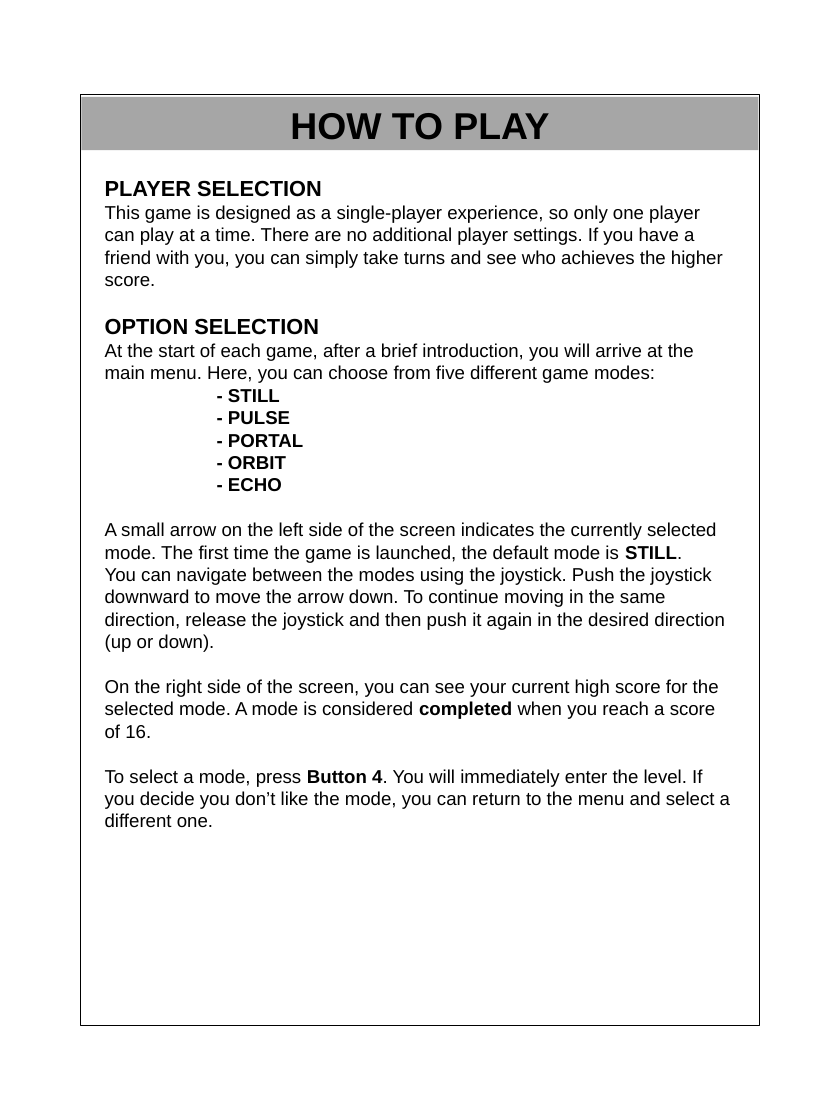
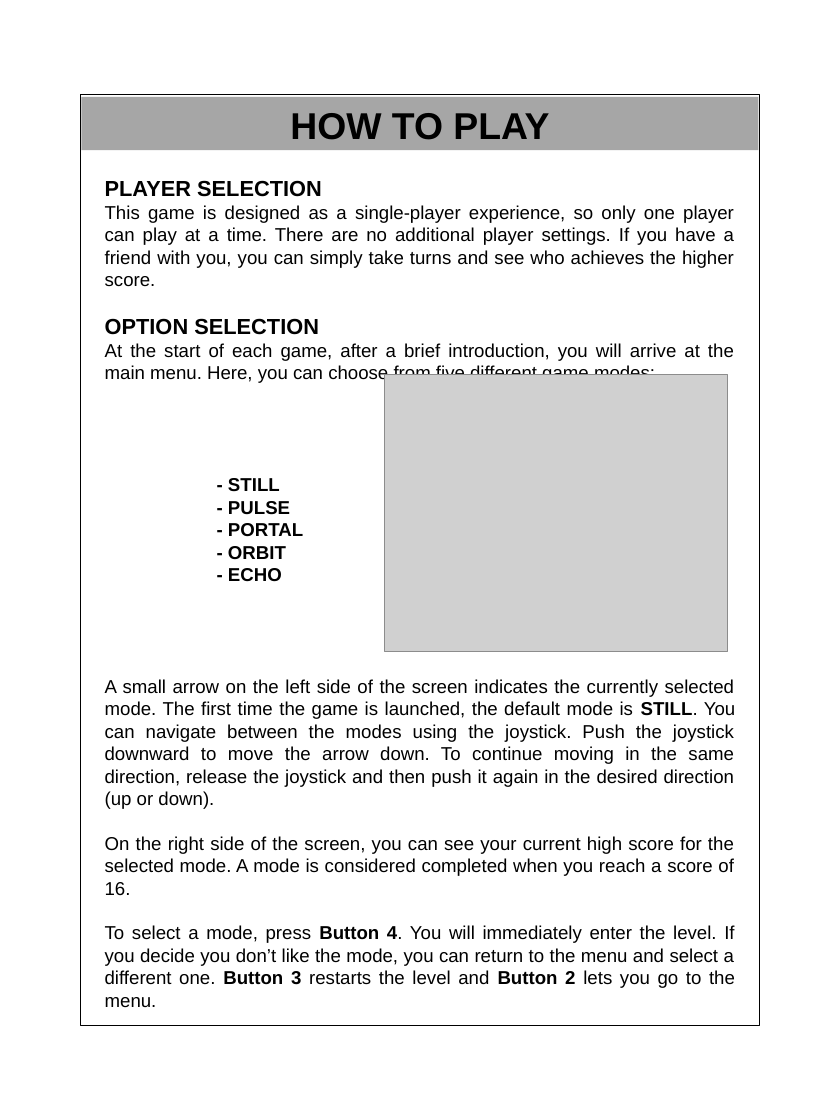
Before and after one commit to ErlindS/NeuroVector, a slide deck: slide 3 of Vectrex/projects/NeuroVector/manual/manual_template.pptx. Drawn at 840x1120 pixels with LibreOffice and Linux fonts; fonts in the diff are those of the drawing; grey boxes stand for pictures. Boxes give left, top, right and bottom in pixels: in the first picture for what was removed or moved away, otherwise in the second. Text is boxed around its words. In the diff, an @@ line names an element or a change of style, - is before the commit and + after.

```diff
--- a/Vectrex/projects/NeuroVector/manual/manual_template.pptx
+++ b/Vectrex/projects/NeuroVector/manual/manual_template.pptx
@@ text at [105, 180, 734, 896]: bold off in "completed"; alignment left to justified @@
@@ picture added at [385, 375, 728, 652] @@
@@ text at [105, 679, 735, 809]: text changed @@
-A small arrow on the left side of the screen indicates the currently selected mode. The first time the game is launched, the default mode is STILL.
-You can navigate between the modes using the joystick. Push the joystick downward to move the arrow down. To continue moving in the same direction, release the joystick and then push it again in the desired direction (up or down).
+A small arrow on the left side of the screen indicates the currently selected mode. The first time the game is launched, the default mode is STILL. You can navigate between the modes using the joystick. Push the joystick downward to move the arrow down. To continue moving in the same direction, release the joystick and then push it again in the desired direction (up or down).
@@ text at [105, 925, 735, 1007]: text changed @@
-To select a mode, press Button 4. You will immediately enter the level. If you decide you don’t like the mode, you can return to the menu and select a different one.
+To select a mode, press Button 4. You will immediately enter the level. If you decide you don’t like the mode, you can return to the menu and select a different one. Button 3 restarts the level and Button 2 lets you go to the menu.
```
Also in this commit, not shown: 4 other slides changed, 1 slide added, 51 other files.
